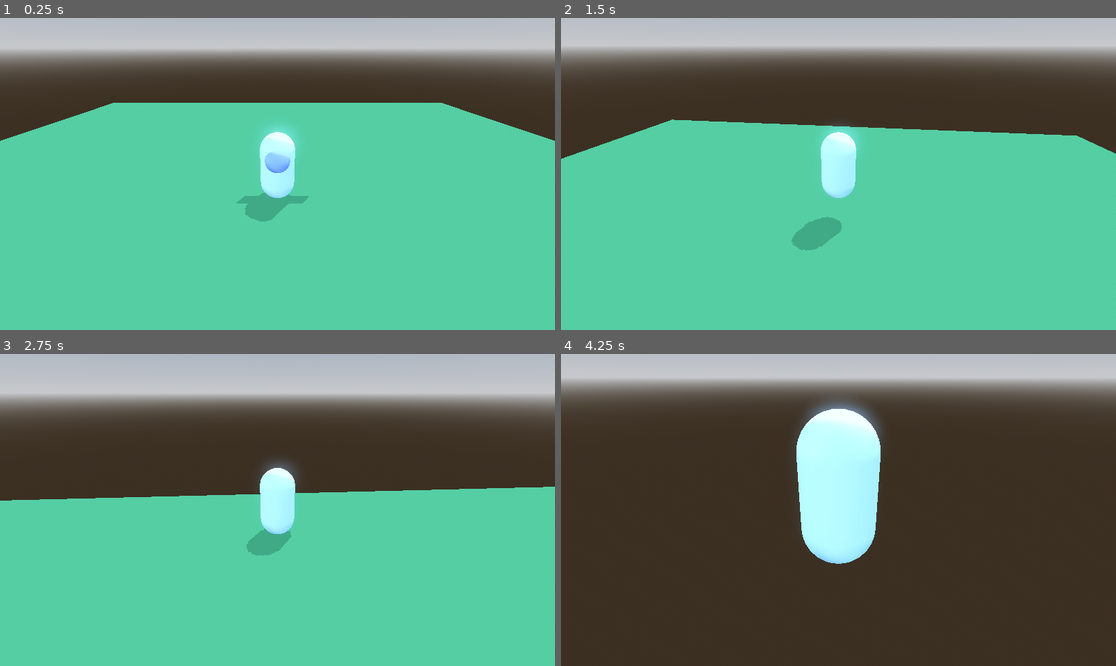
Above: before the commit, frames 1-4 (two rows, left to right).
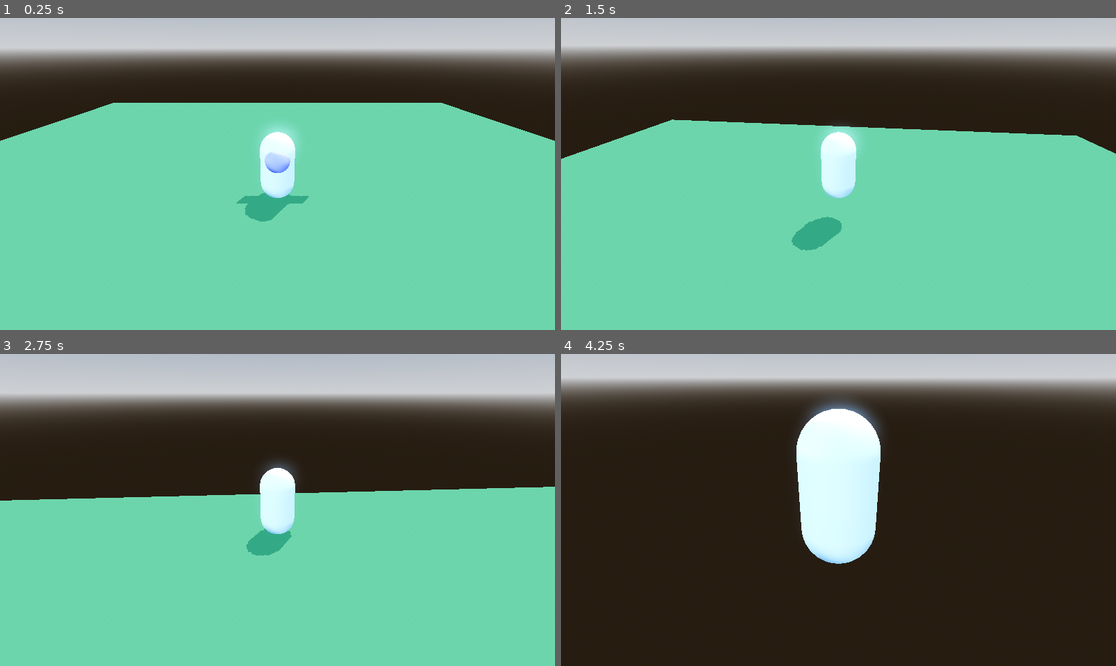
Above: after the commit, the same moments.

Repository: kyle-hessel/godot-narrative-prototype
Game: Godot game, scene res://scenes/main.tscn
Same seed, same stepped clock (60 frames per second), same inputs: the game is played once before the commit and once after it.
Inputs (mouse positions are in pixels of both pictures, inside the frame that each line leads up to):
- Up to frame 1 (0.25 s): no input
- Up to frame 2 (1.5 s): tap Enter at 0.5 s; move the mouse to (866, 174) at 0.52 s; hold 1 (combat_action1) 0.53-1.28 s; hold W (forward) from 0.53 s (still down); tap Space (jump) at 0.77 s; move the mouse to (810, 174) at 1.27 s; tap 2 (combat_action2) at 1.35 s
- Up to frame 3 (2.75 s): keep holding W (forward); tap Space (jump) at 1.52 s; move the mouse to (288, 503) at 2.02 s; hold 3 (combat_action3) from 2.03 s (still down)
- Up to frame 4 (4.25 s): keep holding W (forward); move the mouse to (832, 516) at 2.77 s; release 3 (combat_action3) at 2.78 s; tap 4 (combat_action4) at 2.85 s; tap Space (jump) at 3.02, 3.77 s; move the mouse to (877, 513) at 3.52 s; tap R (day_increment_test) at 3.6 s

The runs differ from the first frame. In frame 1, 1.8% of the frame differs, in the area x 17-56%, y 28-58%; in frame 2, 1.7%; in frame 3, 1.2%; in frame 4, 5.9%, in the area x 42-58%, y 17-67%.

Commit message:
Created ui_manager, made it a singleton, and switched the main level's WorldEnvironment tonemap to ACES.

Diff:
--- a/project.godot
+++ b/project.godot
@@ -18,6 +18,7 @@
 [autoload]
 
 GameManager="*res://scenes/singletons/game_manager.tscn"
+UIManager="*res://scenes/singletons/ui_manager.tscn"
 
 [input]
 
--- a/scenes/main.tscn
+++ b/scenes/main.tscn
@@ -15,7 +15,7 @@
 [sub_resource type="Environment" id="Environment_c87vl"]
 background_mode = 2
 sky = SubResource("Sky_drhgh")
-tonemap_mode = 2
+tonemap_mode = 3
 glow_enabled = true
 
 [sub_resource type="ShaderMaterial" id="ShaderMaterial_avkuh"]
--- /dev/null
+++ b/scenes/singletons/ui_manager.tscn
@@ -0,0 +1,12 @@
+[gd_scene load_steps=2 format=3 uid="uid://d3k363em4o76x"]
+
+[ext_resource type="Script" path="res://scripts/managers/ui_manager.gd" id="1_chv5k"]
+
+[node name="UIManager" type="Control"]
+layout_mode = 3
+anchors_preset = 15
+anchor_right = 1.0
+anchor_bottom = 1.0
+grow_horizontal = 2
+grow_vertical = 2
+script = ExtResource("1_chv5k")
--- /dev/null
+++ b/scripts/managers/ui_manager.gd
@@ -0,0 +1,11 @@
+extends Control
+
+
+# Called when the node enters the scene tree for the first time.
+func _ready():
+	pass # Replace with function body.
+
+
+# Called every frame. 'delta' is the elapsed time since the previous frame.
+func _process(delta):
+	pass
